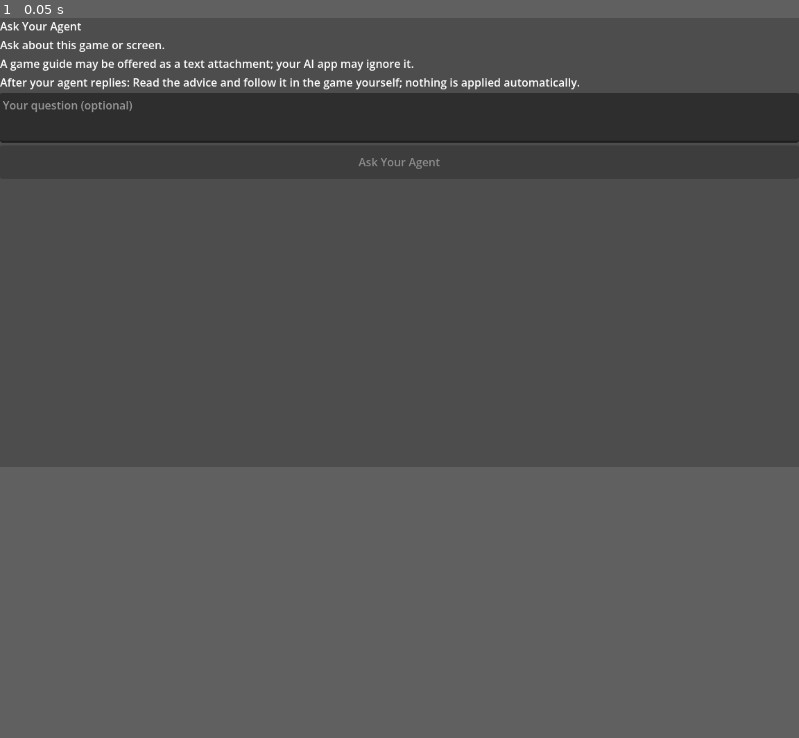
Above: before the commit, frame 1.
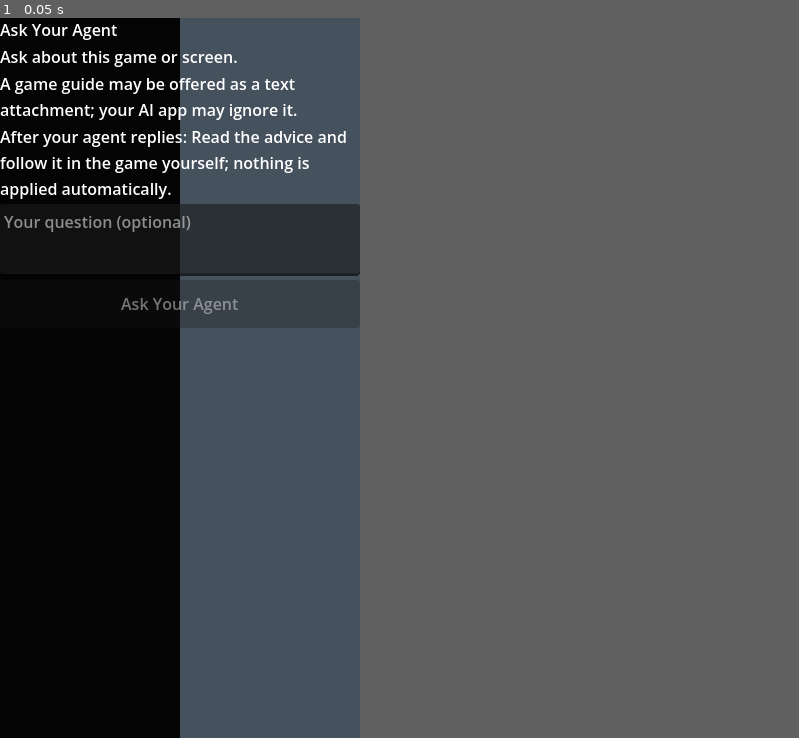
Above: after the commit, the same moment.

Repository: gamesbyian/AYA
Game: Godot game, scene res://aya_smoke.tscn
Two runs of this game, one before a commit and one after it. Both use one fixed random seed, a clock stepped at 60 frames per second and the inputs below.
Inputs:
- Up to frame 1 (0.05 s): no input
The window is 799x449 before the commit and 360x720 after it. Grey fills any space a smaller window leaves; there, only what the larger window draws over its background counts as a difference.

The runs differ from the first frame. In frame 1, 32% of the frame differs, in the area x 0-100%, y 0-100%.

Commit message:
test(godot): set synthetic portrait viewport and add deterministic visual control

Diff:
--- a/integrations/godot/ci-host/runtime_probe_card.gd
+++ b/integrations/godot/ci-host/runtime_probe_card.gd
@@ -43,6 +43,17 @@
         print("AYA_CI_GODOT_RUNTIME_FAIL")
         push_error("AYA card exists but has no visible Android viewport geometry")
 
+# Deterministic background belongs to the disposable test *host* only.
+# If these high-contrast bands never reach Godot's own ViewportTexture, the
+# renderer/scene is not visually testable even though card nodes exist.
+func _draw() -> void:
+    var midpoint: float = size.x * 0.5
+    draw_rect(Rect2(0.0, 0.0, midpoint, size.y),
+        Color(0.015, 0.015, 0.015, 1.0), true)
+    draw_rect(Rect2(midpoint, 0.0, size.x - midpoint, size.y),
+        Color(0.27, 0.32, 0.37, 1.0), true)
+
+
 func _capture_synthetic_viewport_stats() -> void:
     # Synthetic fixture only: log pixel counts, never image bytes or user data.
     var source: Image = get_viewport().get_texture().get_image()
--- a/integrations/godot/project.godot
+++ b/integrations/godot/project.godot
@@ -6,6 +6,14 @@
 
 [editor_plugins]
 enabled=PackedStringArray("res://addons/AYA/plugin.cfg")
+
+[display]
+
+window/size/viewport_width=360
+window/size/viewport_height=720
+window/handheld/orientation=1
+window/stretch/mode="canvas_items"
+window/stretch/aspect="expand"
 
 [rendering]
 
Not shown, changed: docs/components/GODOT_EMULATOR_ACCEPTANCE.md
